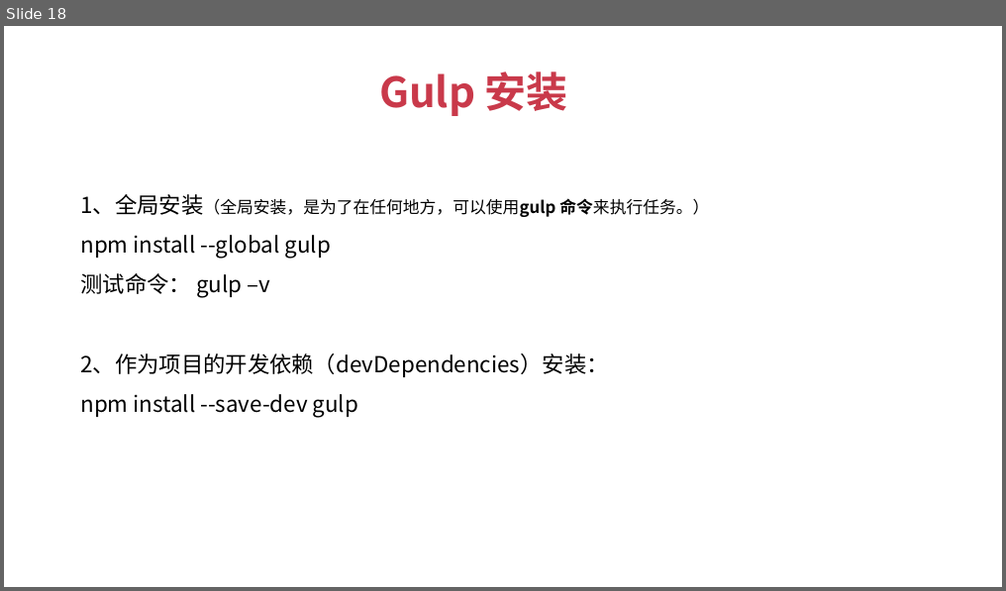
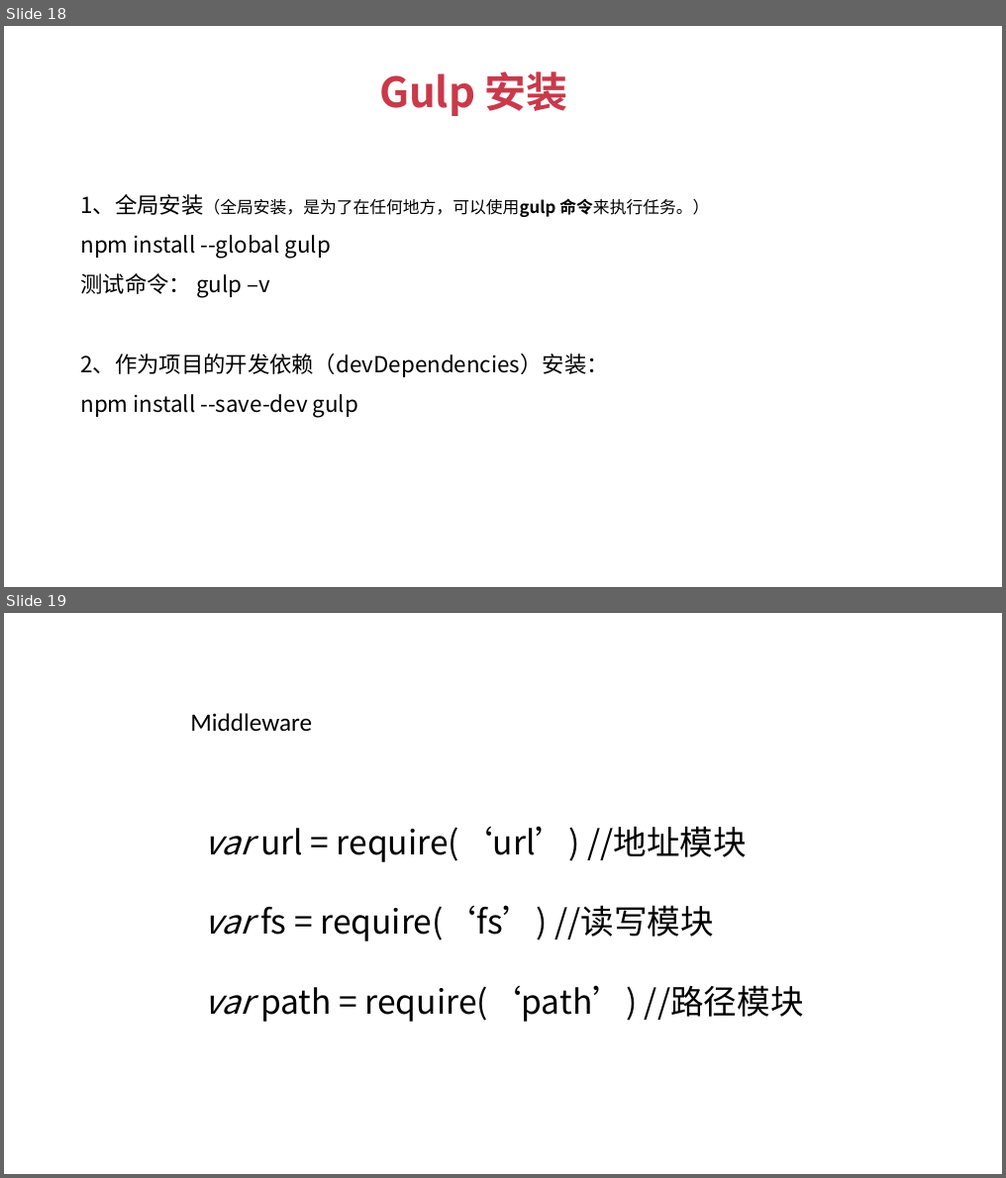
Before and after one commit to JSFFZL/Courseware-PPT, a slide deck: gulp.pptx. Shown one above the other, each under a label of ours: slide 18 before the commit, slides 18 and 19 after it. The pictures are 1006x591 and 1006x1178 pixels, drawn with LibreOffice and Linux fonts; fonts in the diff are those of the drawing; background and template pictures are left out. Boxes give left, top, right and bottom in pixels: in the first picture for what was removed or moved away, otherwise in the second. Text is boxed around its words. In the diff, an @@ line names an element or a change of style, - is before the commit and + after.

```diff
--- a/gulp.pptx
+++ b/gulp.pptx
@@ slide 19 added at (4, 613, 1002, 1174), background #FFFFFF @@
@@ text added at (190, 713, 312, 732), 18 pt, text #000000 @@
+Middleware
@@ text added at (205, 826, 804, 1022), 24 pt, text #000000 @@
+var url = require(‘url’) //地址模块
+var fs = require(‘fs’) //读写模块
+var path = require(‘path’) //路径模块
```
Also in this commit, not shown: 2 slides changed, 1 slide removed, 3 other files.
